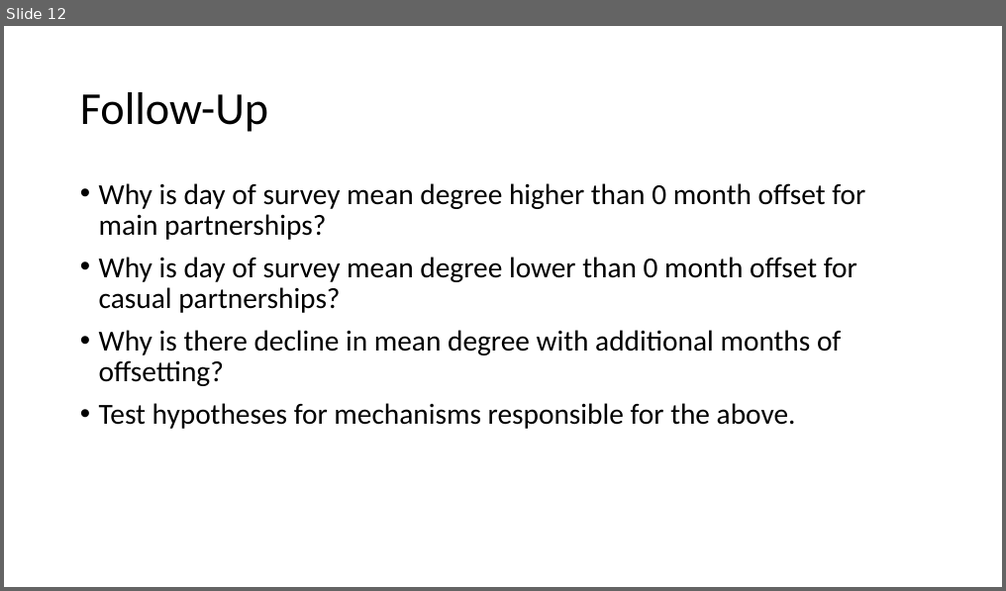
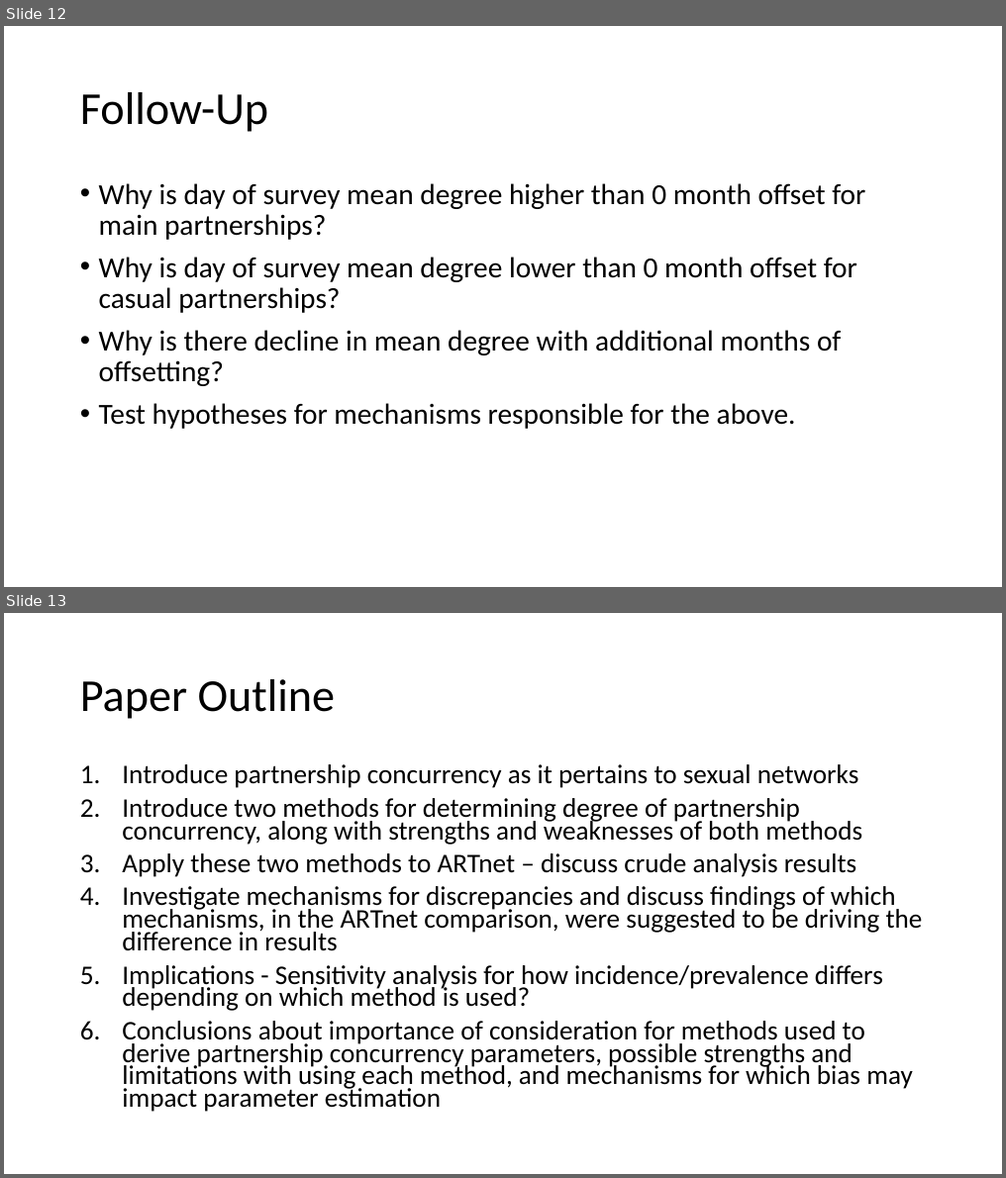
Before and after one commit to EpiModel/Mean-Degree-Analysis, a slide deck: Analysis/Mean Degree Method Comparison/Manuscript/Presentation.pptx. Shown one above the other, each under a label of ours: slide 12 before the commit, slides 12 and 13 after it. The pictures are 1006x591 and 1006x1178 pixels, drawn with LibreOffice and Linux fonts; fonts in the diff are those of the drawing. Boxes give left, top, right and bottom in pixels: in the first picture for what was removed or moved away, otherwise in the second. Text is boxed around its words. In the diff, an @@ line names an element or a change of style, - is before the commit and + after.

Commit message:
Update RMD For Total Mean Degree and Plotting

```diff
--- a/Analysis/Mean Degree Method Comparison/Manuscript/Presentation.pptx
+++ b/Analysis/Mean Degree Method Comparison/Manuscript/Presentation.pptx
@@ slide 13 added at (4, 613, 1002, 1174), background #FFFFFF @@
@@ title added at (80, 679, 336, 719), 44 pt, text #000000 @@
+Paper Outline
@@ text added at (122, 764, 923, 1112), 25.9 pt, text #000000 @@
+1. Introduce partnership concurrency as it pertains to sexual networks
+2. Introduce two methods for determining degree of partnership concurrency, along with strengths and weaknesses of both methods
+3. Apply these two methods to ARTnet – discuss crude analysis results
+4. Investigate mechanisms for discrepancies and discuss findings of which mechanisms, in the ARTnet comparison, were suggested to be driving the difference in results
+5. Implications - Sensitivity analysis for how incidence/prevalence differs depending on which method is used?
+6. Conclusions about importance of consideration for methods used to derive partnership concurrency parameters, possible strengths and limitations with using each method, and mechanisms for which bias may impact parameter estimation
```
Also in this commit, not shown: 1 other file.
